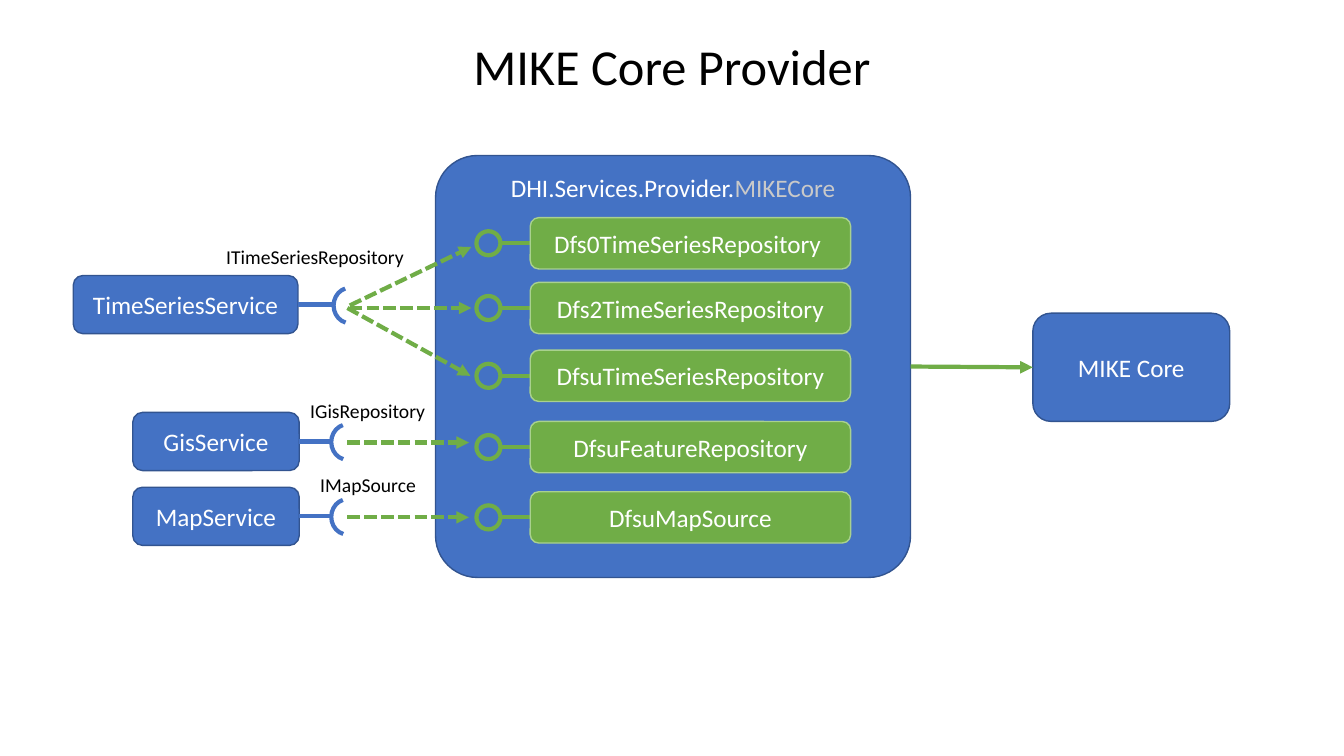
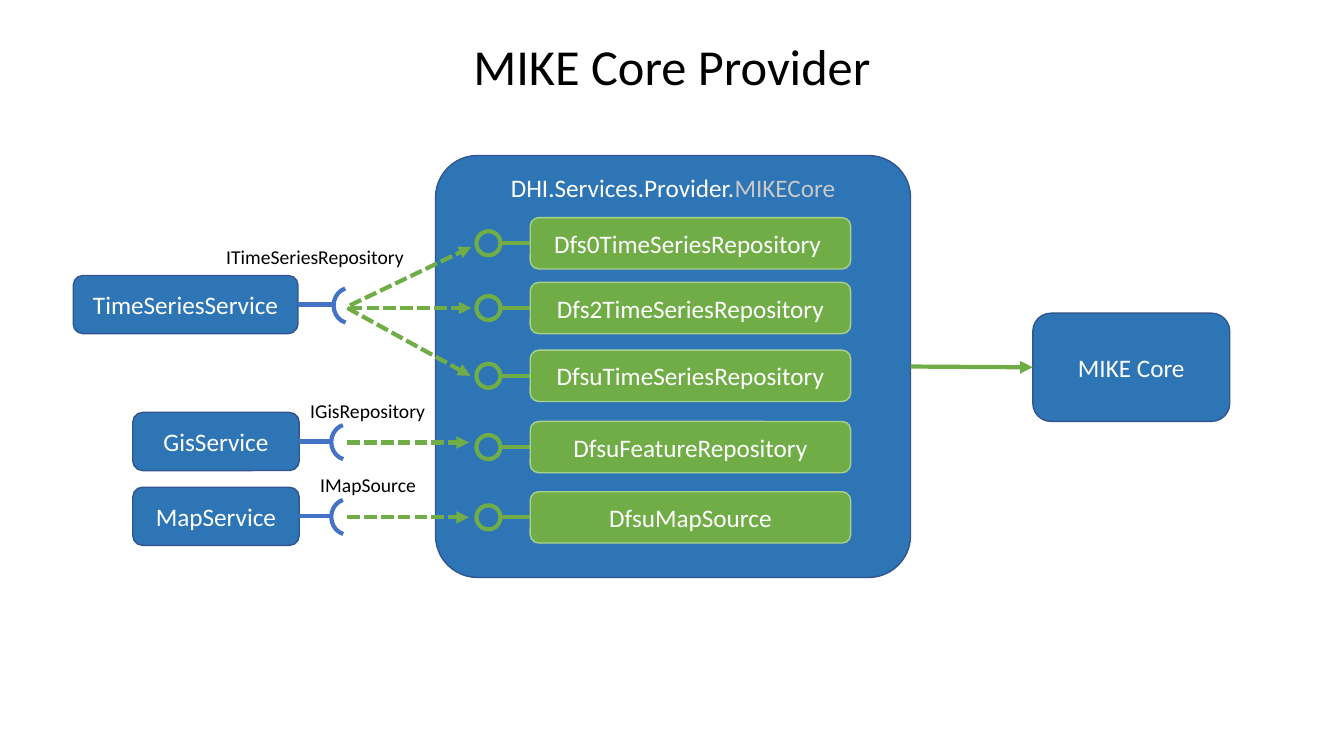
Before and after one commit to DHI/DomainServicesCourse, a slide deck: slide 16 of Presentations/DS-course-2-backend-basics.pptx. Drawn at 1344x756 pixels with LibreOffice and Linux fonts; fonts in the diff are those of the drawing. Boxes give left, top, right and bottom in pixels: in the first picture for what was removed or moved away, otherwise in the second. Text is boxed around its words. In the diff, an @@ line names an element or a change of style, - is before the commit and + after.

```diff
--- a/Presentations/DS-course-2-backend-basics.pptx
+++ b/Presentations/DS-course-2-backend-basics.pptx
@@ fill #4472C4 to #2E75B6 in 5 elements at (x1=436, y1=155, x2=910, y2=578), (x1=1033, y1=314, x2=1230, y2=421), (x1=74, y1=275, x2=298, y2=334), (x1=133, y1=487, x2=299, y2=545), (x1=133, y1=412, x2=299, y2=471) @@
```
Also in this commit, not shown: 3 other slides changed, 1 slide added, 1 other file.
